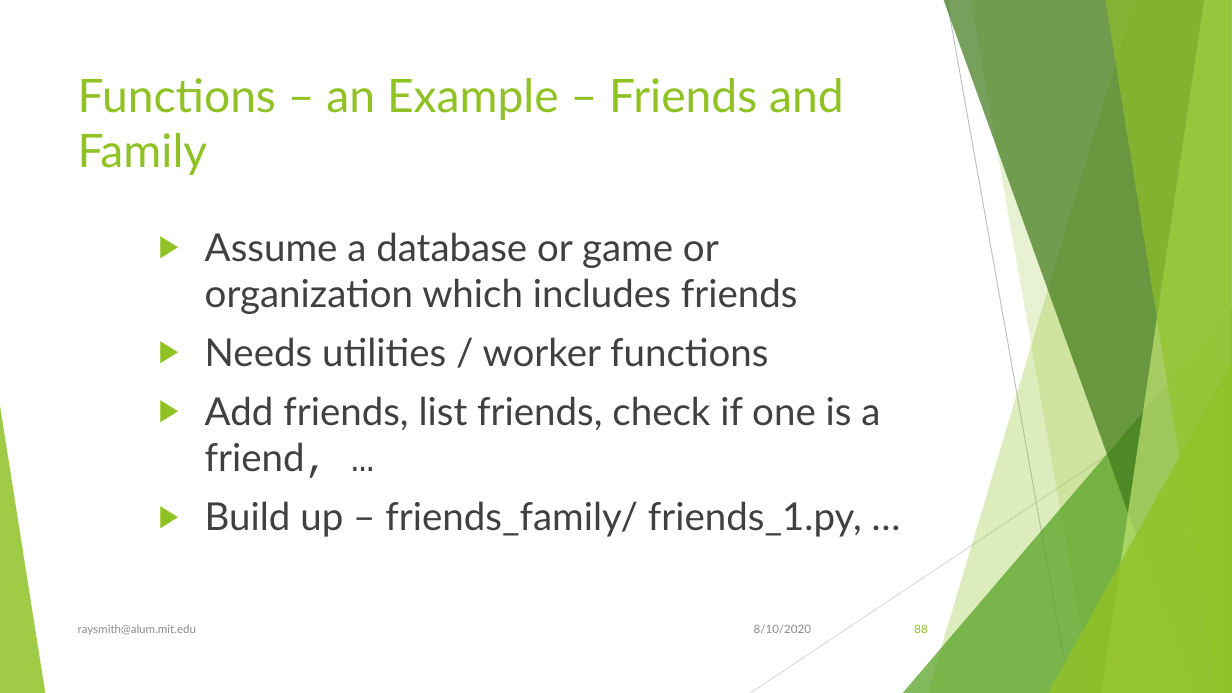
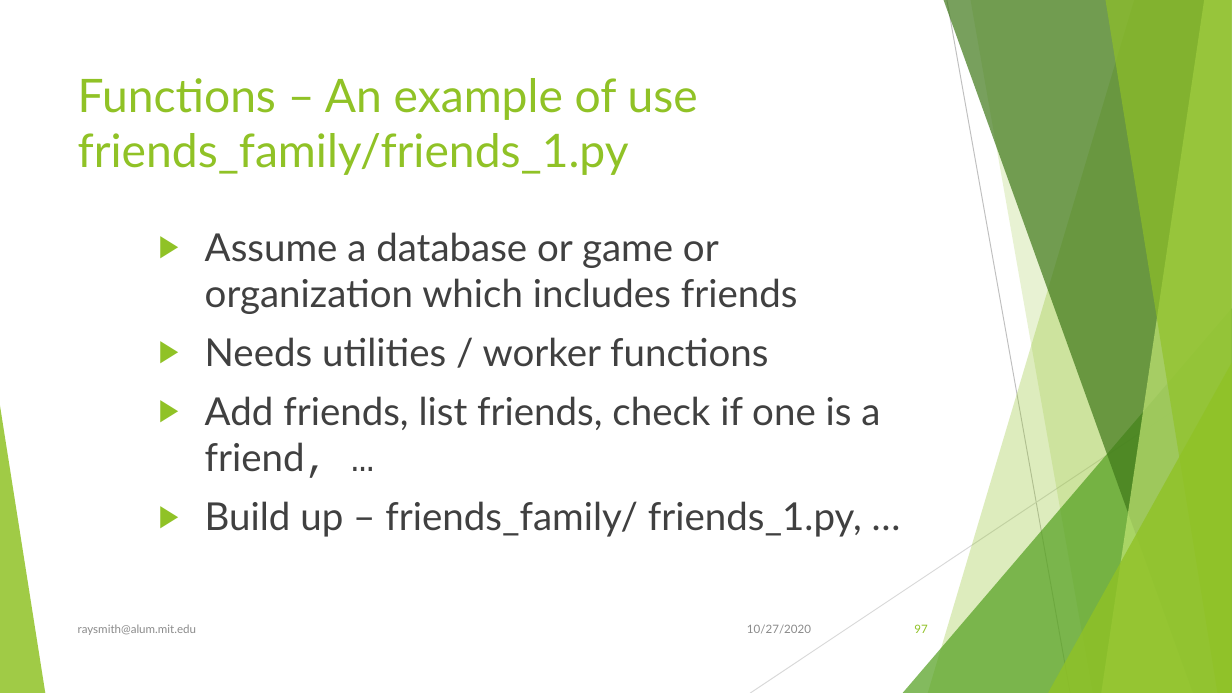
Before and after one commit to raysmith619/Introduction-To-Programming, a slide deck: slide 97 of Docs/Introduction to Proramming Using Python.pptx (slide 88 before the commit). Drawn at 1232x693 pixels with LibreOffice and Linux fonts; fonts in the diff are those of the drawing. Boxes give left, top, right and bottom in pixels: in the first picture for what was removed or moved away, otherwise in the second. Text is boxed around its words. In the diff, an @@ line names an element or a change of style, - is before the commit and + after.

```diff
--- a/Docs/Introduction to Proramming Using Python.pptx
+++ b/Docs/Introduction to Proramming Using Python.pptx
@@ title at <box>78,78,698,175</box>: text changed @@
-Functions – an Example – Friends and Family
+Functions – An example of use
+friends_family/friends_1.py
@@ text at <box>747,624,811,633</box>: text changed @@
-8/10/2020
+10/27/2020
@@ page number at <box>914,624,927,633</box>: text changed @@
-88
+97
```
Also in this commit, not shown: 106 other slides changed, 23 slides added, 2 slides removed, 1 other file.
